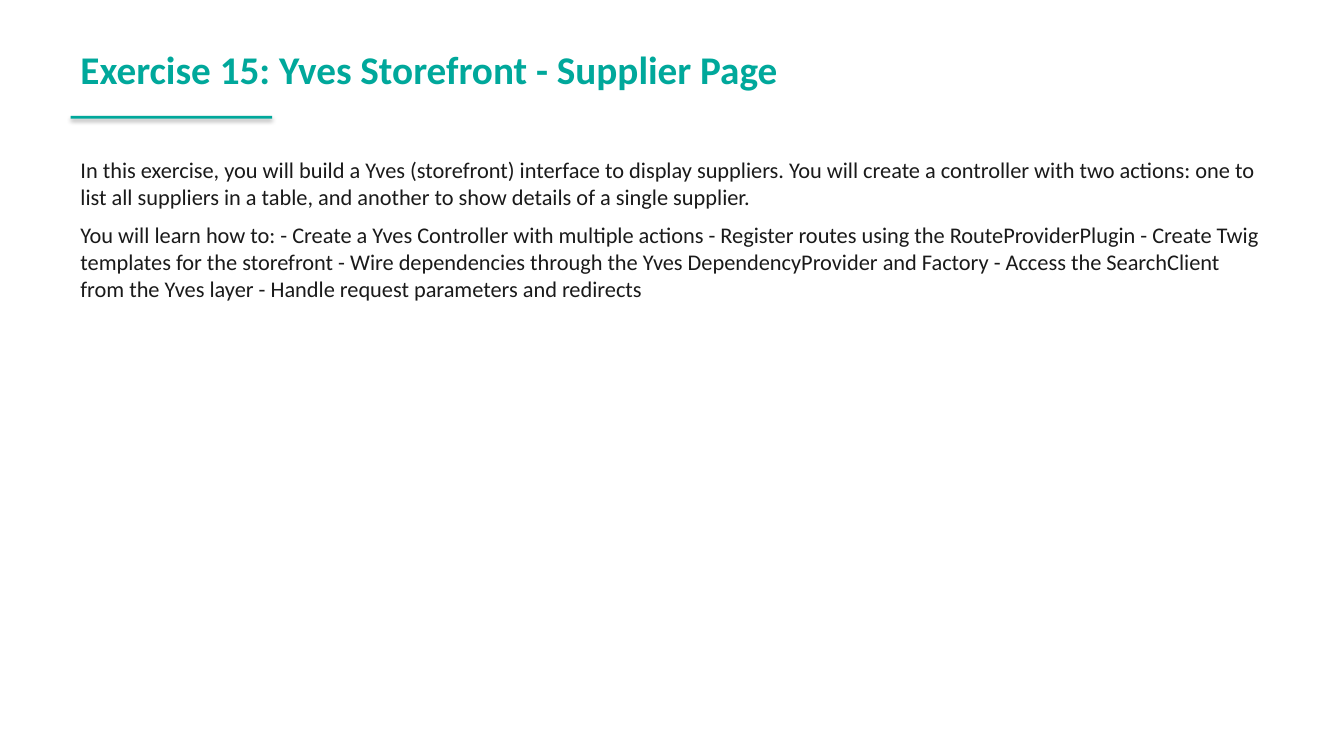
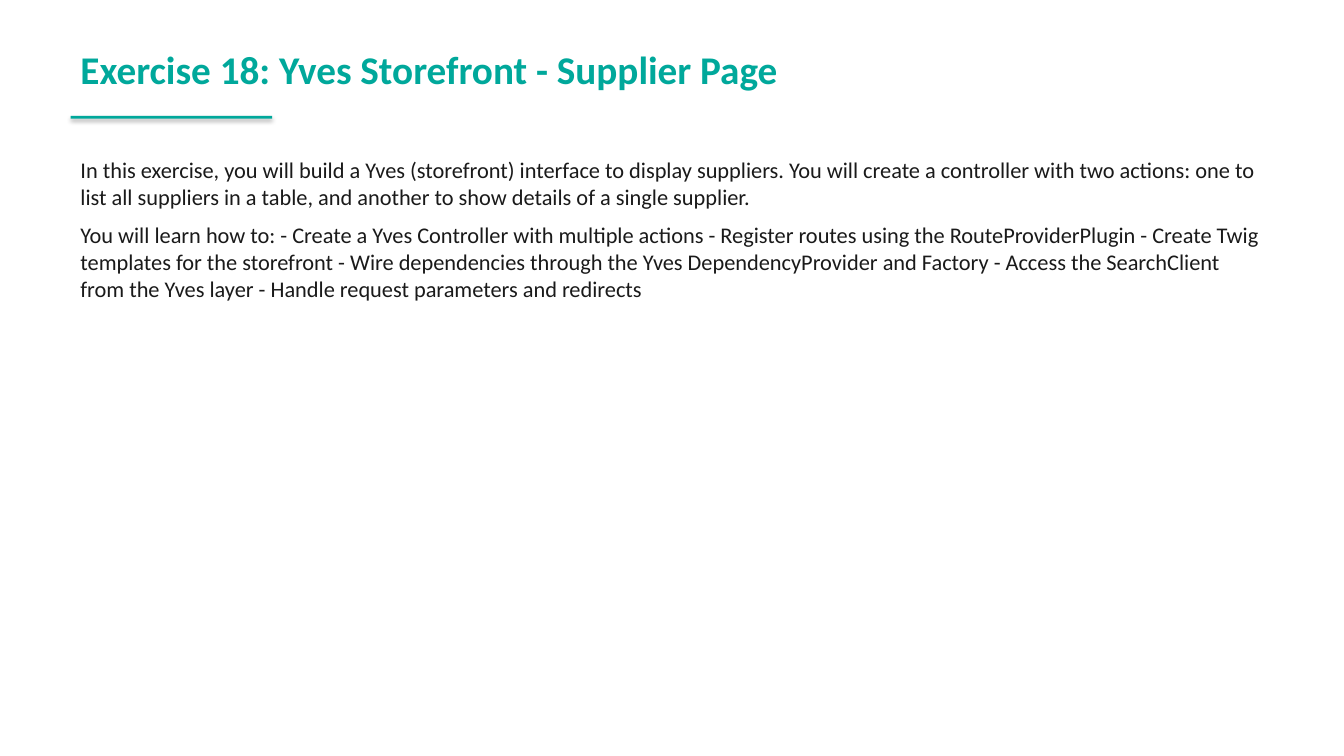
Before and after one commit to spryker-academy/instructor-exercises, a slide deck: slide 224 of guides-pptx/spryker-academy-professional.pptx (slide 178 before the commit). Drawn at 1344x756 pixels with LibreOffice and Linux fonts; fonts in the diff are those of the drawing. Boxes give left, top, right and bottom in pixels: in the first picture for what was removed or moved away, otherwise in the second. Text is boxed around its words. In the diff, an @@ line names an element or a change of style, - is before the commit and + after.

```diff
--- a/guides-pptx/spryker-academy-professional.pptx
+++ b/guides-pptx/spryker-academy-professional.pptx
@@ text at <box>80,56,777,91</box>: text changed @@
-Exercise 15: Yves Storefront - Supplier Page
+Exercise 18: Yves Storefront - Supplier Page
```
Also in this commit, not shown: 4 other slides changed, 10 other files.
